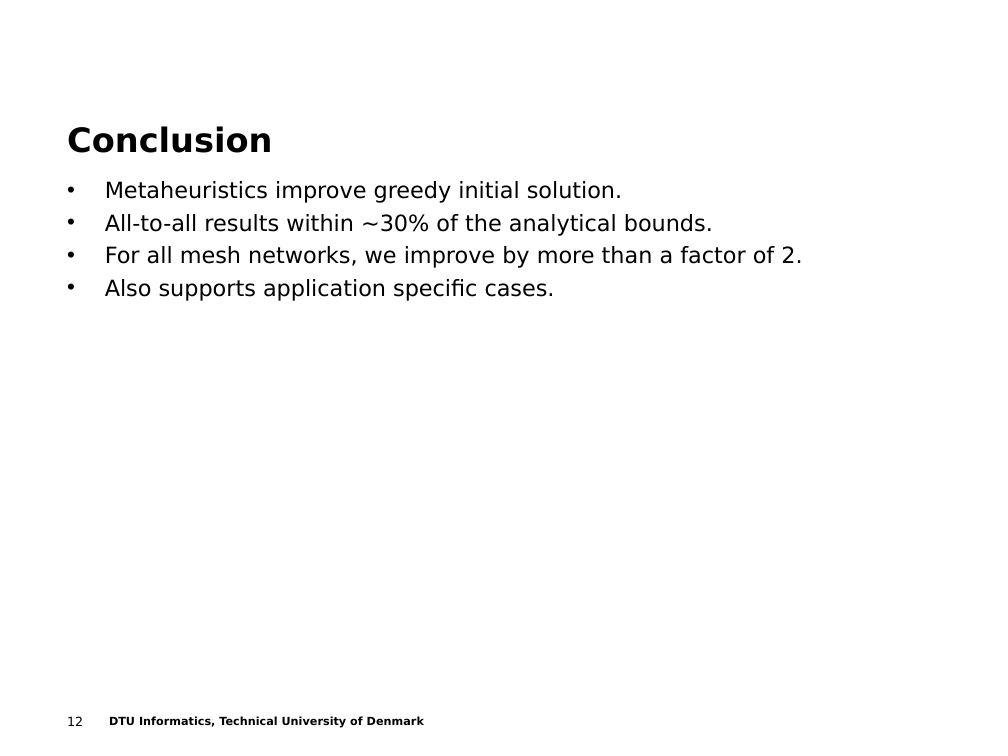
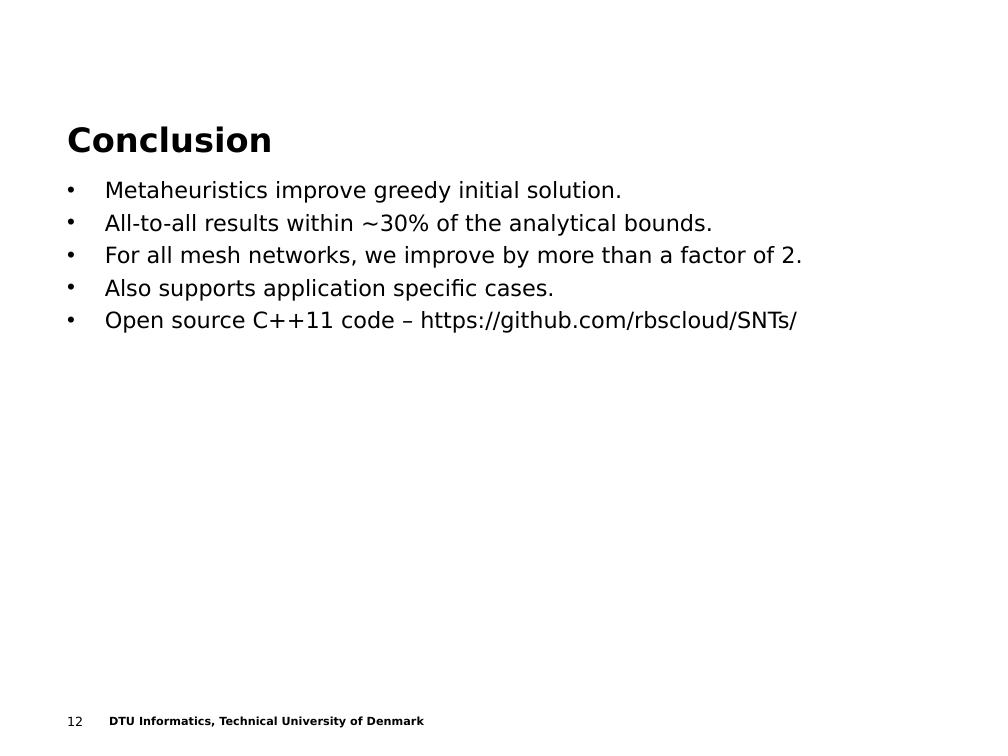
Before and after one commit to t-crest/poseidon, a slide deck: slide 12 of Report/eume_presentation.ppt. Drawn at 1008x756 pixels with LibreOffice and Linux fonts; fonts in the diff are those of the drawing; background and template pictures are left out. Boxes give left, top, right and bottom in pixels: in the first picture for what was removed or moved away, otherwise in the second. Text is boxed around its words. In the diff, an @@ line names an element or a change of style, - is before the commit and + after.

```diff
--- a/Report/eume_presentation.ppt
+++ b/Report/eume_presentation.ppt
@@ text at <box>105,311,797,333</box>: paragraph added @@
+• Open source C++11 code – https://github.com/rbscloud/SNTs/
```
Also in this commit, not shown: 10 other slides changed.
